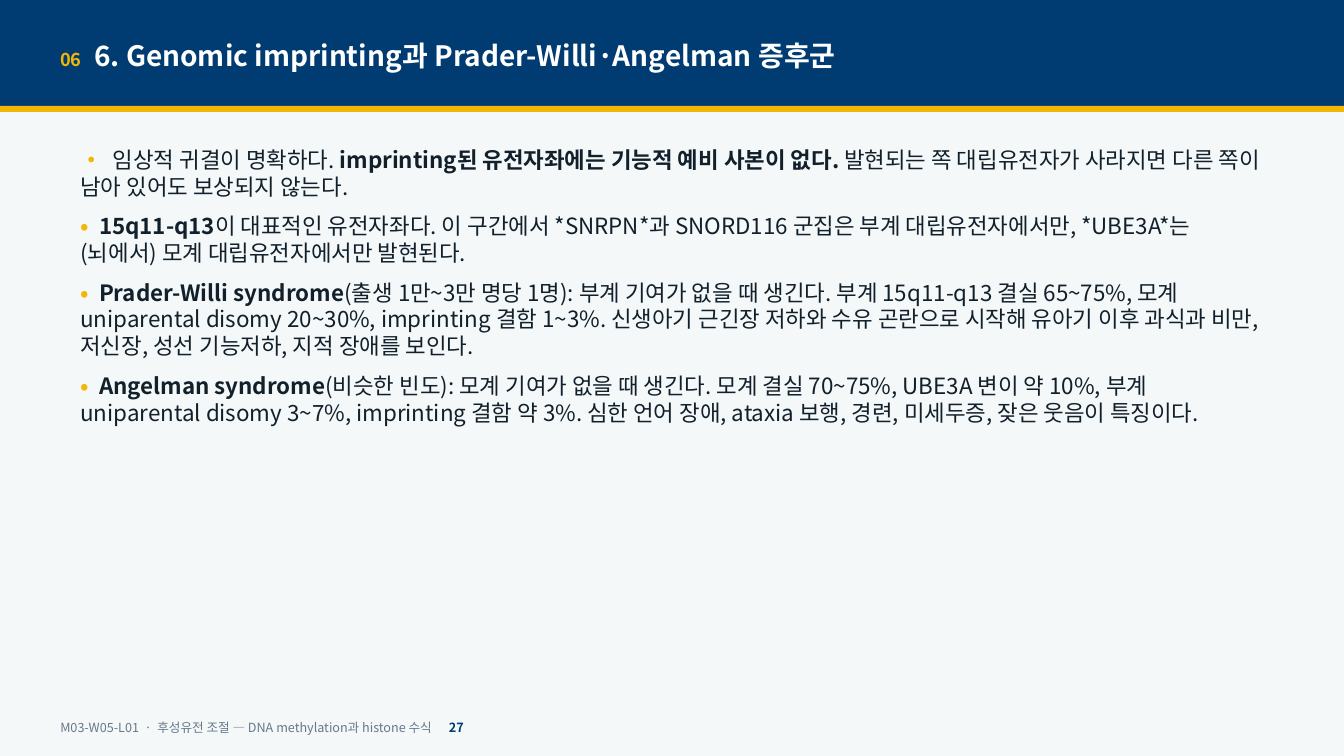
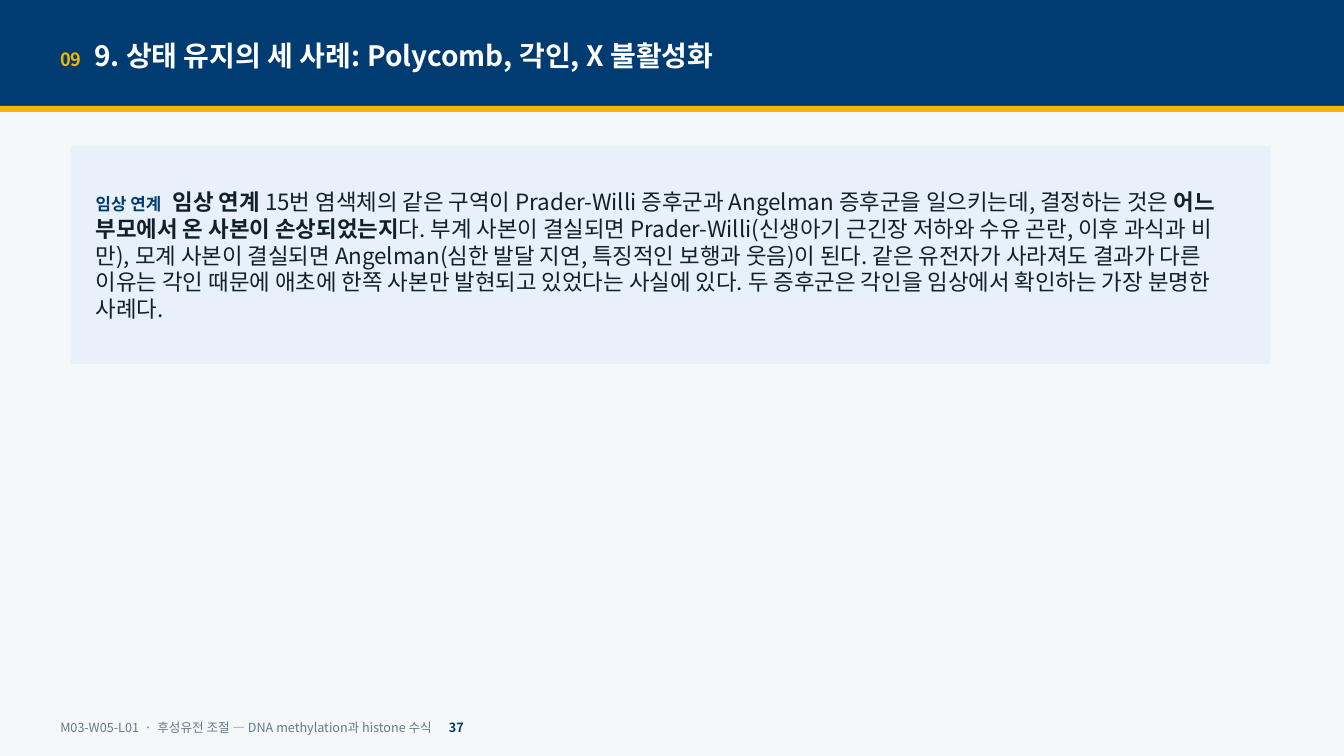
Before and after one commit to hoperiasd2/hoperiasd2.github.io, a slide deck: slide 37 of curriculum/M03/W05/L01/slides.pptx (slide 27 before the commit). Drawn at 1344x756 pixels with LibreOffice and Linux fonts; fonts in the diff are those of the drawing. Boxes give left, top, right and bottom in pixels: in the first picture for what was removed or moved away, otherwise in the second. Text is boxed around its words. In the diff, an @@ line names an element or a change of style, - is before the commit and + after.

```diff
--- a/curriculum/M03/W05/L01/slides.pptx
+++ b/curriculum/M03/W05/L01/slides.pptx
@@ text at <box>60,42,713,73</box>: text changed @@
-06 6. Genomic imprinting과 Prader-Willi·Angelman 증후군
+09 9. 상태 유지의 세 사례: Polycomb, 각인, X 불활성화
@@ rectangle "임상 연계 임상 연계 15번 ...": place and size @@
-rectangle "임상 연계 임상 연계 15번 ..." at <box>80,149,1260,426</box>
+rectangle "임상 연계 임상 연계 15번 ..." at <box>71,146,1270,364</box>
@@ rectangle "임상 연계 임상 연계 15번 ..." at <box>71,146,1270,364</box>: vertical alignment top to middle; fill none to #E8F1FA @@
@@ text in rectangle at <box>96,191,1215,319</box>: text changed @@
-• 임상적 귀결이 명확하다. imprinting된 유전자좌에는 기능적 예비 사본이 없다. 발현되는 쪽 대립유전자가 사라지면 다른 쪽이 남아 있어도 보상되지 않는다.
-• 15q11-q13이 대표적인 유전자좌다. 이 구간에서 *SNRPN*과 SNORD116 군집은 부계 대립유전자에서만, *UBE3A*는 (뇌에서) 모계 대립유전자에서만 발현된다.
-• Prader-Willi syndrome(출생 1만~3만 명당 1명): 부계 기여가 없을 때 생긴다. 부계 15q11-q13 결실 65~75%, 모계 uniparental disomy 20~30%, imprinting 결함 1~3%. 신생아기 근긴장 저하와 수유 곤란으로 시작해 유아기 이후 과식과 비만, 저신장, 성선 기능저하, 지적 장애를 보인다.
-• Angelman syndrome(비슷한 빈도): 모계 기여가 없을 때 생긴다. 모계 결실 70~75%, UBE3A 변이 약 10%, 부계 uniparental disomy 3~7%, imprinting 결함 약 3%. 심한 언어 장애, ataxia 보행, 경련, 미세두증, 잦은 웃음이 특징이다.
+임상 연계 임상 연계 15번 염색체의 같은 구역이 Prader-Willi 증후군과 Angelman 증후군을 일으키는데, 결정하는 것은 어느 부모에서 온 사본이 손상되었는지다. 부계 사본이 결실되면 Prader-Willi(신생아기 근긴장 저하와 수유 곤란, 이후 과식과 비만), 모계 사본이 결실되면 Angelman(심한 발달 지연, 특징적인 보행과 웃음)이 된다. 같은 유전자가 사라져도 결과가 다른 이유는 각인 때문에 애초에 한쪽 사본만 발현되고 있었다는 사실에 있다. 두 증후군은 각인을 임상에서 확인하는 가장 분명한 사례다.
```
Also in this commit, not shown: 42 other slides changed, 8 slides added, 5 slides removed, 17 other files.
